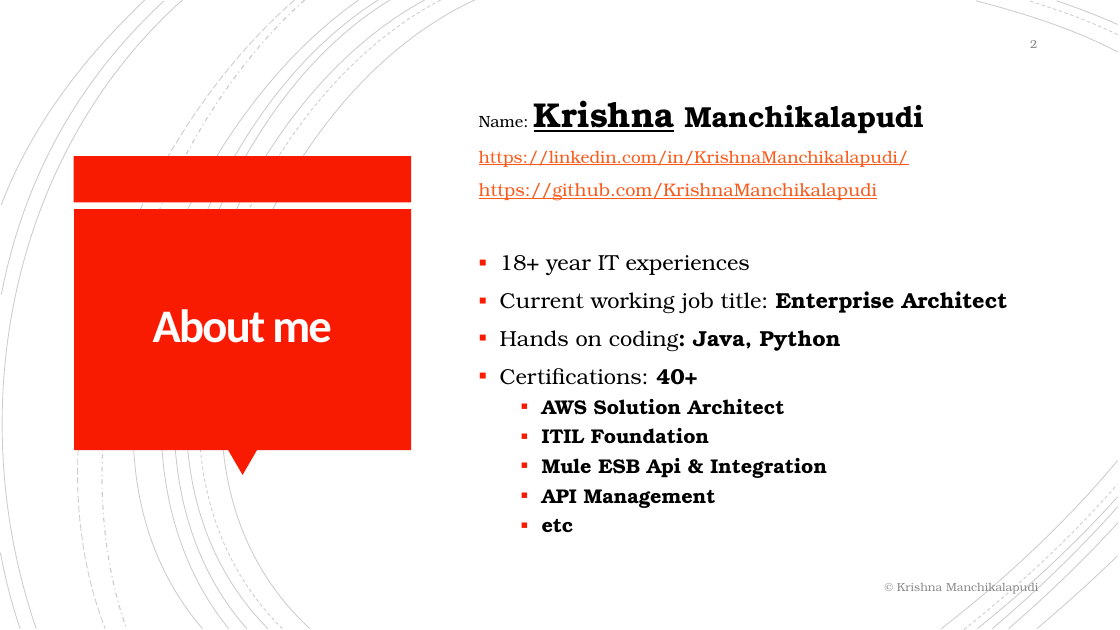
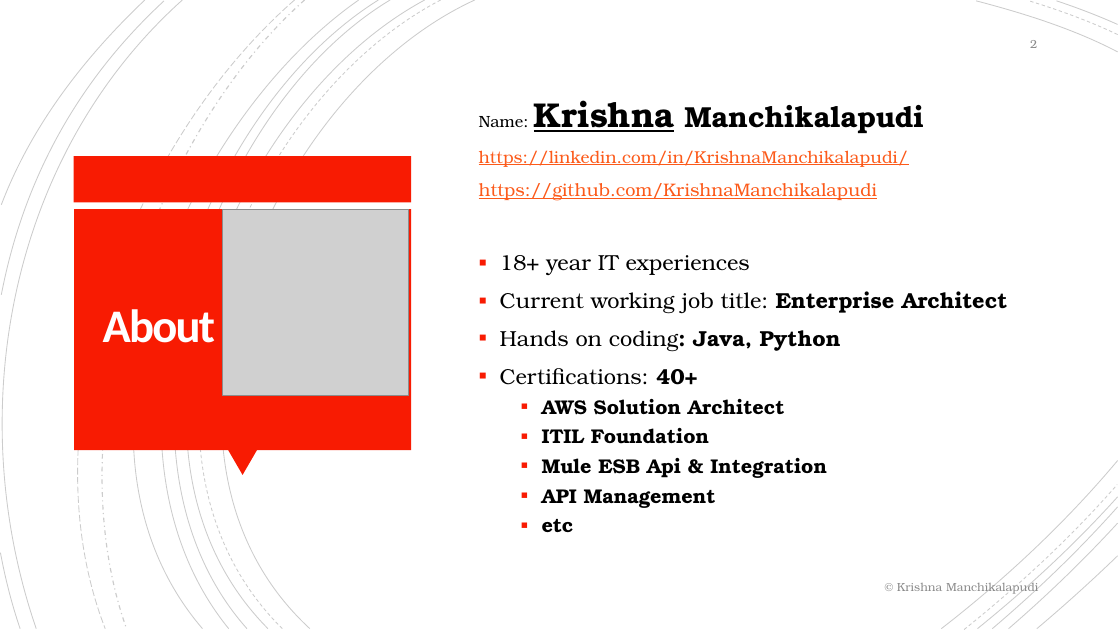
Before and after one commit to krishnamanchikalapudi/developer.info, a slide deck: slide 2 of CKAD-CertifiedKubernetesApplicationDeveloper/training.pptx. Drawn at 1120x630 pixels with LibreOffice and Linux fonts; fonts in the diff are those of the drawing; grey boxes stand for pictures. Boxes give left, top, right and bottom in pixels: in the first picture for what was removed or moved away, otherwise in the second. Text is boxed around its words. In the diff, an @@ line names an element or a change of style, - is before the commit and + after.

```diff
--- a/CKAD-CertifiedKubernetesApplicationDeveloper/training.pptx
+++ b/CKAD-CertifiedKubernetesApplicationDeveloper/training.pptx
@@ picture added at [222, 209, 409, 395] @@
@@ title at [103, 309, 216, 343]: text changed @@
-About me
+About
```
Also in this commit, not shown: 26 other slides changed, 8 slides added, 10 other files.
